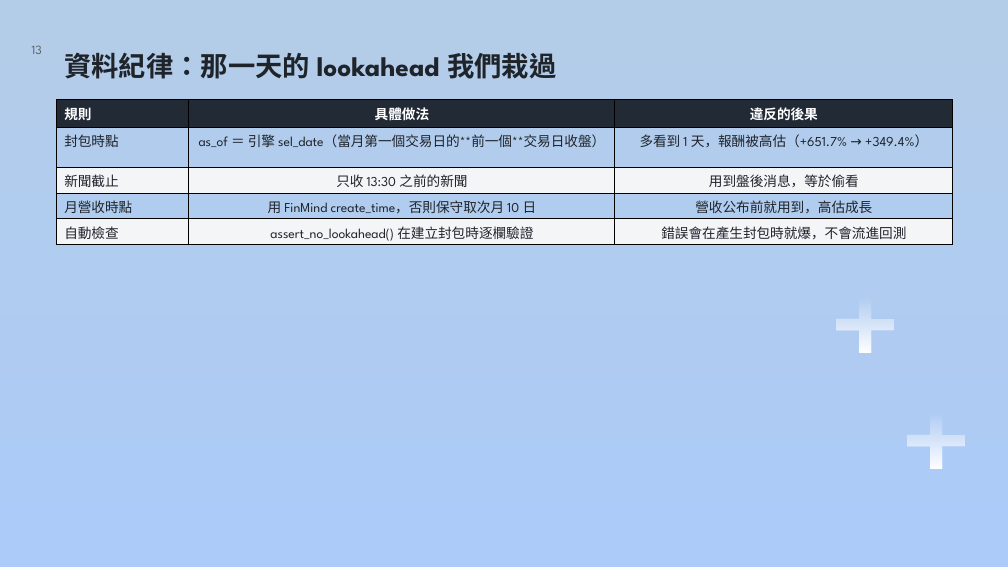
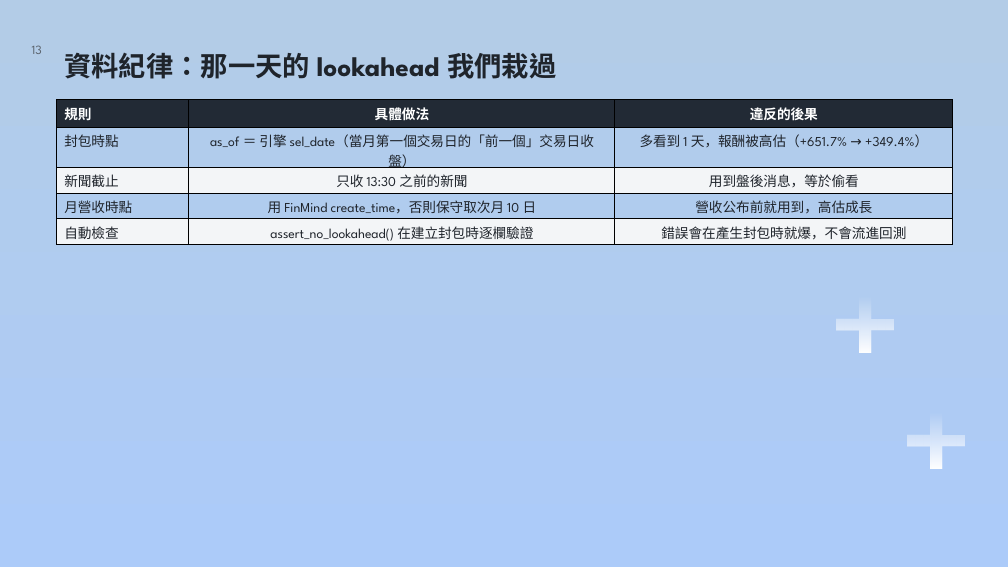
Before and after one commit to dinchentech/tw-selfselect, a slide deck: slide 13 of plans/ppt/TW-SELFSELECT台股買賣自動化系統-W7-講稿版.pptx. Drawn at 1008x567 pixels with LibreOffice and Linux fonts; fonts in the diff are those of the drawing; background and template pictures are left out. Boxes give left, top, right and bottom in pixels: in the first picture for what was removed or moved away, otherwise in the second. Text is boxed around its words. In the diff, an @@ line names an element or a change of style, - is before the commit and + after.

```diff
--- a/plans/ppt/TW-SELFSELECT台股買賣自動化系統-W7-講稿版.pptx
+++ b/plans/ppt/TW-SELFSELECT台股買賣自動化系統-W7-講稿版.pptx
@@ table at bbox=[57, 100, 953, 245] @@
-row 2, column 2: as_of ＝ 引擎 sel_date（當月第一個交易日的**前一個**交易日收盤）
+row 2, column 2: as_of ＝ 引擎 sel_date（當月第一個交易日的「前一個」交易日收盤）
```
Also in this commit, not shown: 4 other files.
